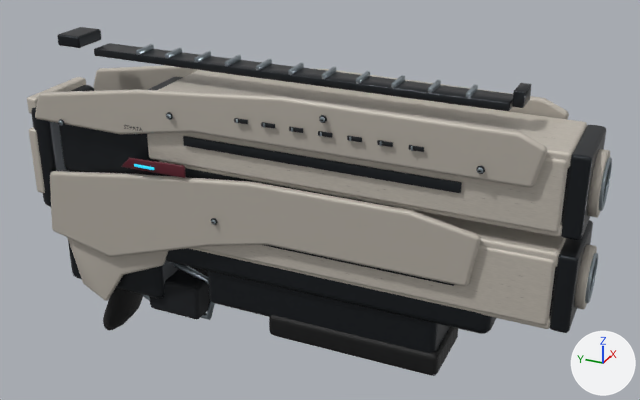
Before and after pictures for a commit that changed the glTF model unity/Assets/StarTournament/Art/vector-shotgun-lod1.glb.
Camera for both pictures: a 50 mm lens placed at (-0.538, -0.427, 0.334), pointed at (0.013, -0.179, 0.058). Lighting does not change. The marker at lower right points along +X, +Y and +Z. The older version comes first. Where no turn or scale is listed for an object, it has been applied to the vertices. Vertices at exactly the same position are counted once.

Names of what the first picture shows: 'weapon:joined.001'.
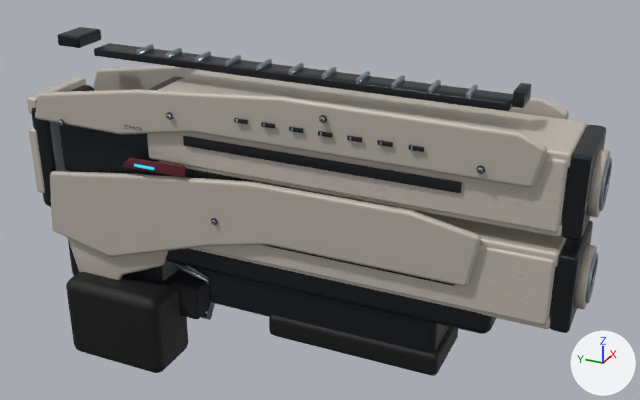
The change, as JSON lines over the scene's bpy script:
```json
{"block": "me_cube_081", "where": "# used by ob_weapon_joined_001; location = (0.0, 0.0, 0.0)"}
{"op": "remove", "block": "me_cube_081", "code": "me_cube_081.from_pydata(...)  # 9174 vertices, 17325 faces; spans x -0.043..0.043, y -0.381..0.051, z -0.098..0.169"}
{"op": "add", "block": "me_cube_081", "code": "me_cube_081.from_pydata(...)  # 9225 vertices, 17427 faces; spans x -0.052..0.043, y -0.381..0.051, z -0.098..0.169"}
{"block": "me_cube_081", "change": "me_cube_081 part 1: a new loose piece of 96 vertices spanning x -0.052..-0.003, y -0.067..0.022, z -0.094..-0.024, in mat_vector_glove"}
{"block": "me_cube_081", "change": "other edits to the shape of me_cube_081 do not show in these pictures"}
```

Changed parts and their boxes (x1, y1, x2, y2) in the pictures (640 x 400 px):
```json
{"part": 1, "of": "me_cube_081", "change": "added", "after": [66, 272, 188, 373]}
```
